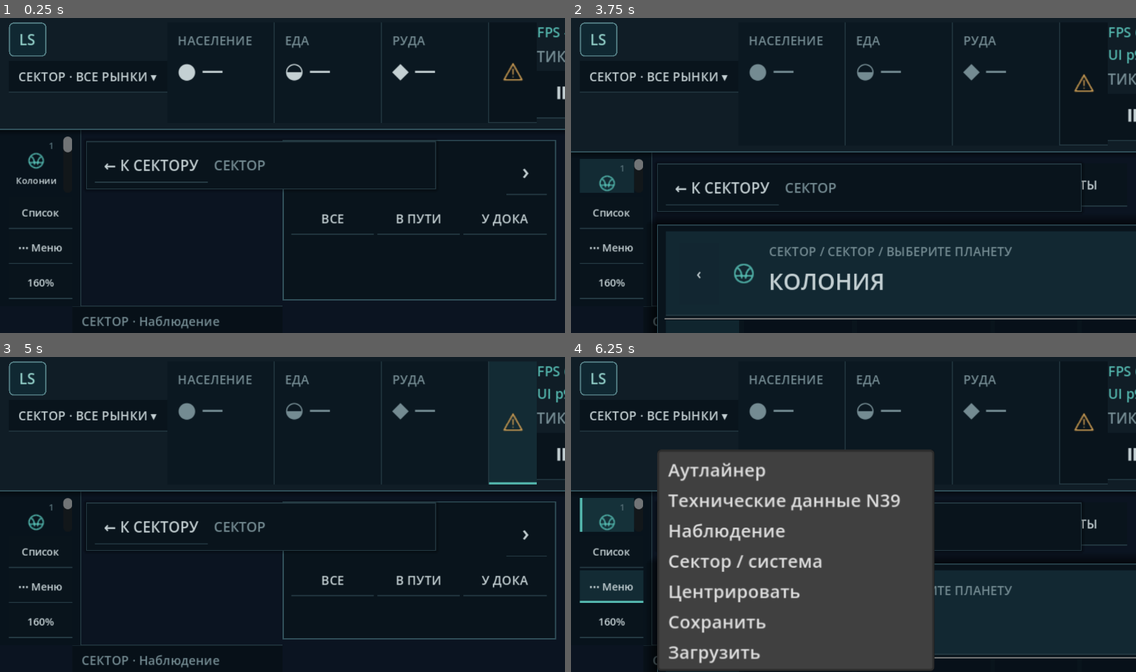
Above: before the commit, frames 1-4 (two rows, left to right).
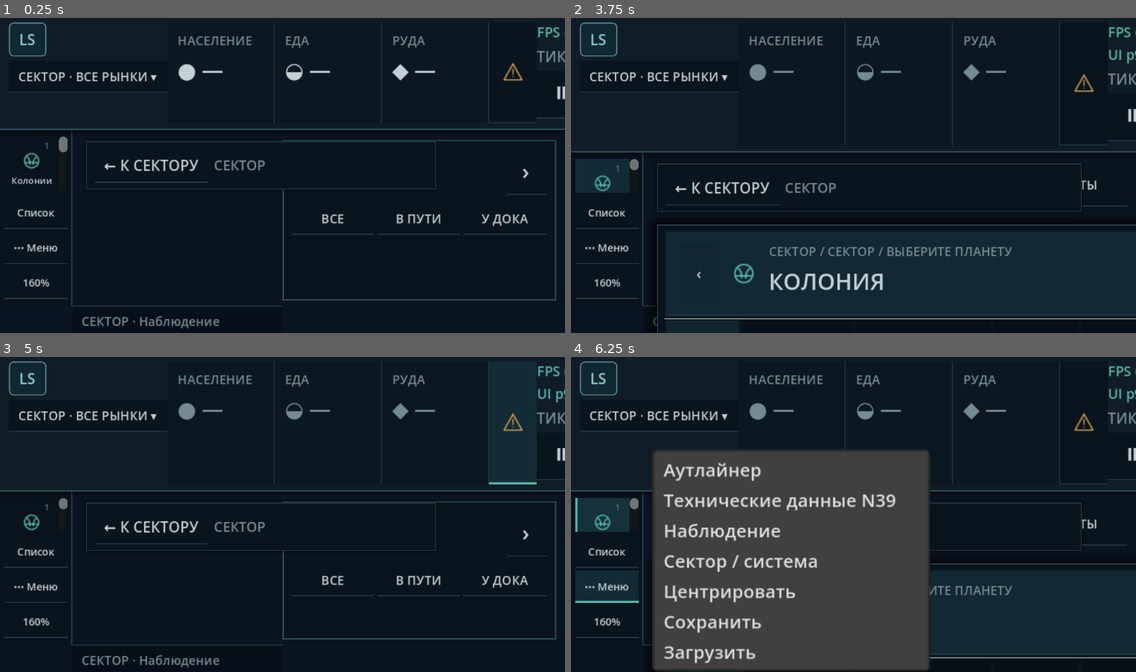
Above: after the commit, the same moments.

Repository: Mefits/Living-Sector
Game: Godot game, scene res://scenes/main.tscn
Two runs of this game, one before a commit and one after it. Both use one fixed random seed, a clock stepped at 60 frames per second and the inputs below.
Inputs (mouse positions are in pixels of both pictures, inside the frame that each line leads up to):
- Up to frame 1 (0.25 s): no input
- Up to frame 2 (3.75 s): click "СЕКТОР · ВСЕ РЫНКИ ▾" at 0.5 s; click (1085, 81) at 1.25 s; click "0" at 2 s; click "⏸" at 2.75 s; click "1" at 3.5 s
- Up to frame 3 (5 s): click "0" at 4.25 s
- Up to frame 4 (6.25 s): click "1" at 5 s; click "2" at 5.75 s

The runs differ from the first frame. In frame 1, 0.9% of the frame differs, in the area x 0-15%, y 35-92%; in frame 2, 0.7%; in frame 3, 0.7%; in frame 4, 6.2%, in the area x 0-65%, y 29-100%.

Commit message:
Match 64px Figma left rail by accounting for Godot vertical scrollbar and 4px panel padding

Diff:
--- a/godot/scripts/view/strategy_ui.gd
+++ b/godot/scripts/view/strategy_ui.gd
@@ -428,8 +428,14 @@
     # Figma Make .leftnav: width 64px, rows 58px, icon + Russian caption
     # + numeric keyboard hint. Physical readability comes from UI scaling.
     _rail = _panel()
-    _rail.add_theme_stylebox_override("panel",
-        _style(Color("#08131C"), Color("#294049"), 0, 0, 1, 0))
+    # Figma uses ~5px horizontal padding. With Godot's 8px native
+    # scrollbar width and a 48px nav item, the old 8+8 padding forced
+    # 72px instead of the required 64px.
+    var rail_style := _style(Color("#08131C"),
+        Color("#294049"), 0, 0, 1, 0)
+    rail_style.content_margin_left = 4
+    rail_style.content_margin_right = 4
+    _rail.add_theme_stylebox_override("panel", rail_style)
     _rail.anchor_bottom = 1.0
     _rail.offset_top = TOP_H
     _rail.offset_right = RAIL_W
